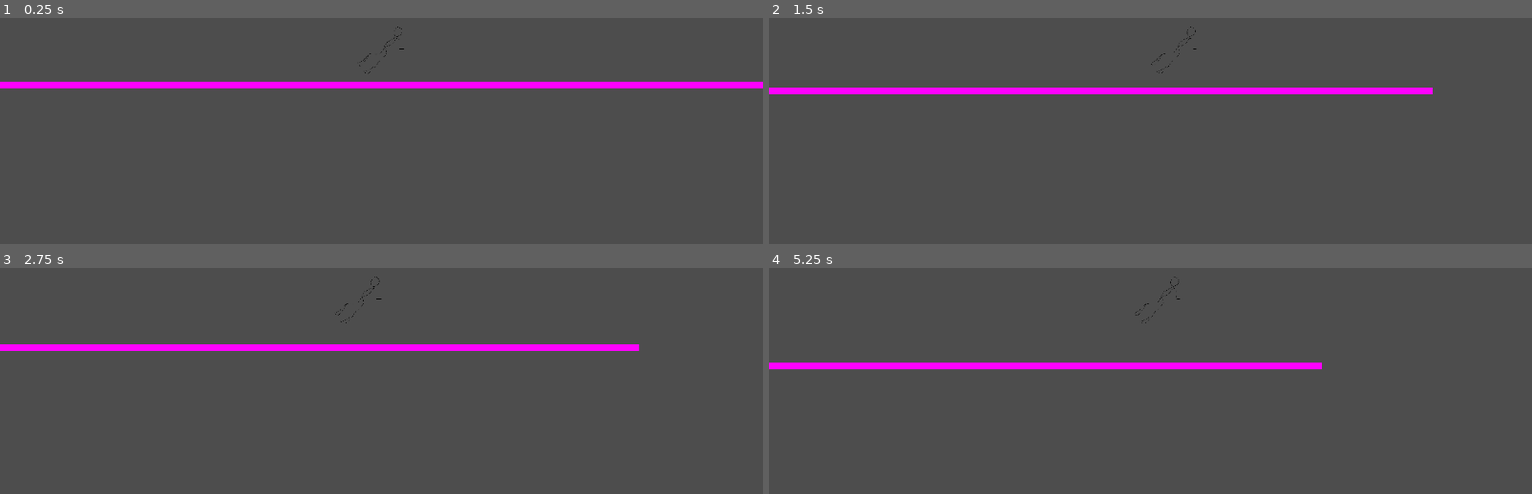
Above: before the commit, frames 1-4 (two rows, left to right).
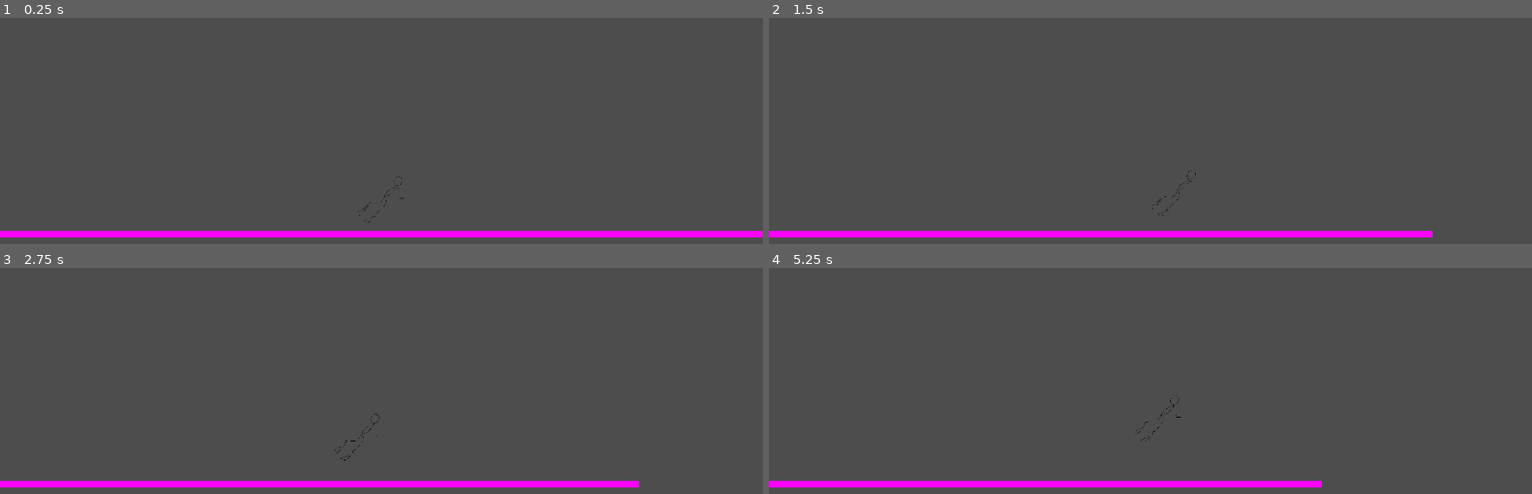
Above: after the commit, the same moments.

Repository: KeyraWebb/Cheezbored
Game: Godot game, scene res://scenes/player_test_scene.tscn
Same seed, same stepped clock (60 frames per second), same inputs: the game is played once before the commit and once after it.
Inputs:
- Up to frame 1 (0.25 s): no input
- Up to frame 2 (1.5 s): tap Enter at 0.5 s; hold Right (move_right) from 0.53 s (still down); tap Space (jump) at 0.77 s
- Up to frame 3 (2.75 s): tap Space (jump) at 1.52 s; release Right (move_right) at 2.03 s; hold Left (move_left) from 2.03 s (still down)
- Up to frame 4 (5.25 s): release Left (move_left) at 2.78 s; hold Right (move_right) 2.78-4.28 s; tap Space (jump) at 3.02, 3.77, 4.52 s; hold Left (move_left) 4.28-5.03 s; hold Right (move_right) from 5.03 s (still down)

The runs differ from the first frame. In frame 1, 6.4% of the frame differs, in the area x 0-100%, y 3-98%; in frame 2, 5.6%; in frame 3, 5.4%; in frame 4, 5.0%.

Commit message:
add camera bottom limit

Diff:
--- a/scenes/objects/player.tscn
+++ b/scenes/objects/player.tscn
@@ -25,4 +25,6 @@
 texture = ExtResource("3_0kmt2")
 
 [node name="Camera2D" type="Camera2D" parent="."]
+limit_top = -750
+limit_bottom = 50
 position_smoothing_enabled = true
--- a/scenes/zone_loader_test.tscn
+++ b/scenes/zone_loader_test.tscn
@@ -1,11 +1,8 @@
-[gd_scene load_steps=7 format=3 uid="uid://crs5bfilcviv6"]
+[gd_scene load_steps=6 format=3 uid="uid://crs5bfilcviv6"]
 
 [ext_resource type="PackedScene" uid="uid://df6n5fnrrtxh8" path="res://scenes/objects/player.tscn" id="1_5dfng"]
 [ext_resource type="Texture2D" uid="uid://c5u8aug8o1qd0" path="res://assets/sprites/Setting Image temp.png" id="2_avkxb"]
 [ext_resource type="Script" path="res://scripts/zones.gd" id="2_usm80"]
-
-[sub_resource type="RectangleShape2D" id="RectangleShape2D_008sg"]
-size = Vector2(2020, 1175)
 
 [sub_resource type="WorldBoundaryShape2D" id="WorldBoundaryShape2D_c0pn0"]
 
@@ -16,15 +13,7 @@
 [node name="Player" parent="." instance=ExtResource("1_5dfng")]
 position = Vector2(0, -80)
 walk_speed = 900.0
-
-[node name="playertrigger" type="Area2D" parent="Player"]
-position = Vector2(-10, -6)
-collision_layer = 8
-collision_mask = 8
-
-[node name="CollisionShape2D" type="CollisionShape2D" parent="Player/playertrigger"]
-position = Vector2(-7, -0.5)
-shape = SubResource("RectangleShape2D_008sg")
+swim_speed = 500.0
 
 [node name="Ground" type="StaticBody2D" parent="."]
 
@@ -82,6 +71,3 @@
 z_index = -20
 position = Vector2(1760, 0)
 texture = ExtResource("2_avkxb")
-
-[connection signal="area_entered" from="Player/playertrigger" to="Zones/Ocean Floor/Background" method="_on_area_2d_area_entered"]
-[connection signal="area_exited" from="Player/playertrigger" to="Zones/Ocean Floor/Background" method="_on_area_2d_area_exited"]
